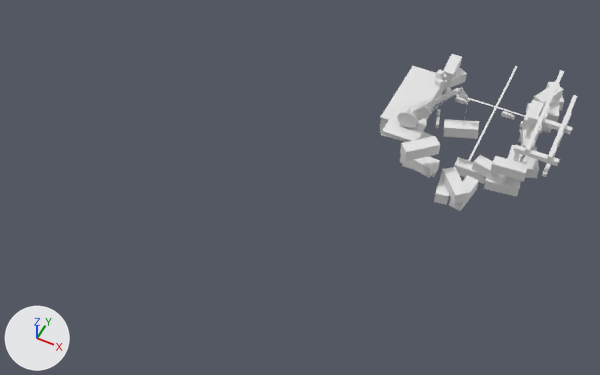
Two versions of the OBJ model Assets/LV2(1-8)/lv2-1/Combined Mobile/Diffuse Mesh.obj, one commit apart.
Before and after are seen from a 50 mm camera at (-7.3, -271.1, 216.9) aimed at (-94.2, -97.3, -0.3). The lights are fixed; the arrows at lower left show +X, +Y and +Z. Where no turn or scale is listed for an object, it has been applied to the vertices. Vertices at the same position are counted once.

In view in the first picture: 'Diffuse Mesh'.
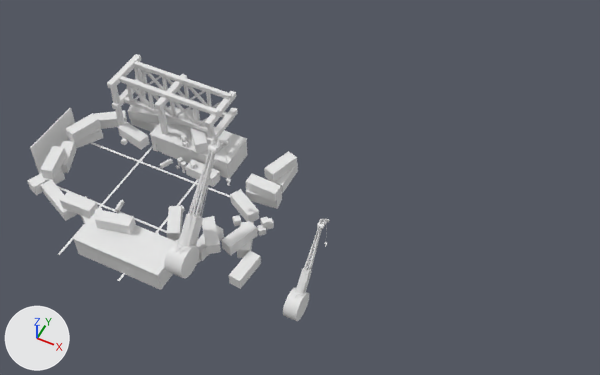
What differs and where, as boxes [x1, y1, x2, y2] in the pictures (600 x 375 px; the box of a moved part takes in the faces that stretch with it):
'Diffuse Mesh', reshaped (53% wider, 70% taller)
    before: [380, 54, 577, 211]
    after: [28, 54, 329, 321]
part 1 of me_diffuse_mesh, moved or reshaped
    before: [402, 156, 440, 177]
    after: [167, 206, 183, 241]
part 2 of me_diffuse_mesh, moved or reshaped
    before: [416, 132, 432, 140]
    after: [118, 121, 150, 150]
part 3 of me_diffuse_mesh, moved or reshaped
    before: [400, 155, 437, 177]
    after: [80, 196, 89, 224]
part 4 of me_diffuse_mesh, added
    after: [130, 119, 158, 132]
part 5 of me_diffuse_mesh, moved or reshaped
    before: [435, 116, 440, 128]
    after: [160, 159, 173, 169]
part 6 of me_diffuse_mesh, moved or reshaped
    before: [455, 96, 468, 105]
    after: [115, 200, 125, 213]
part 7 of me_diffuse_mesh, moved or reshaped (not visible afterwards)
    before: [501, 111, 515, 120]
part 8 of me_diffuse_mesh, moved or reshaped
    before: [404, 89, 455, 109]
    after: [201, 157, 215, 217]
part 9 of me_diffuse_mesh, added
    after: [274, 163, 298, 193]
part 10 of me_diffuse_mesh, added
    after: [30, 108, 75, 174]
part 11 of me_diffuse_mesh, moved or reshaped
    before: [454, 88, 459, 94]
    after: [223, 139, 229, 146]
part 12 of me_diffuse_mesh, moved or reshaped (not visible before)
    after: [208, 145, 219, 154]
part 13 of me_diffuse_mesh, deleted
    before: [380, 54, 577, 211]
part 14 of me_diffuse_mesh, added
    after: [28, 54, 297, 290]
part 15 of me_diffuse_mesh, added
    after: [283, 218, 329, 321]

Diff of the bpy script that builds the scene:
```diff
--- a/Assets/LV2(1-8)/lv2-1/Combined Mobile/Diffuse Mesh.obj.py
+++ b/Assets/LV2(1-8)/lv2-1/Combined Mobile/Diffuse Mesh.obj.py
@@ me_diffuse_mesh @@
 # used by ob_diffuse_mesh; location = (0.0, 0.0, 0.0)
-me_diffuse_mesh.from_pydata(...)  # 2213 vertices, 3630 faces; spans x -83.0..-15.8, y -94.4..-0.4, z -0.2..34.8
+me_diffuse_mesh.from_pydata(...)  # 3139 vertices, 5106 faces; spans x -183.8..-68.3, y -158.9..-85.4, z -8.0..40.1
+# me_diffuse_mesh part 1: the loose piece of 8 vertices spanning x -63.1..-51.6, y -82.5..-78.3, z 11.4..15.6 is turned 118.8 degrees about the z axis through its middle, then moved by (-66.1, -51.8, -11.4)
+# me_diffuse_mesh part 2: the loose piece of 8 vertices spanning x -66.2..-60.4, y -68.4..-56.3, z 0.0..4.2 is turned -95.1 degrees about the z axis through its middle, then moved by (-95.8, -41.3, 0.0)
+# me_diffuse_mesh part 3: the loose piece of 8 vertices spanning x -63.3..-51.1, y -87.3..-80.8, z 15.6..19.8 is multiplied about its middle by the matrix ((0.695, -0.719, 0.0), (-0.719, -0.695, 0.0), (0.0, 0.0, -1.0)), then moved by (-94.8, -57.7, -15.6)
+# me_diffuse_mesh part 4: a new loose piece, a box spanning x -164.7..-153.1, y -97.5..-93.3, z 0.0..4.2
+# me_diffuse_mesh part 5: the loose piece of 249 vertices spanning x -63.8..-61.2, y -48.3..-43.1, z -0.2..1.8 is turned -38.6 degrees about the z axis through its middle, then moved by (-79.2, -63.5, 0.0)
+# me_diffuse_mesh part 6: the loose piece of 249 vertices spanning x -60.9..-55.7, y -31.2..-29.8, z -0.2..1.8 is turned 100.3 degrees about the z axis through its middle, then moved by (-86.7, -102.7, 0.0)
+# me_diffuse_mesh part 7: the loose piece of 249 vertices spanning x -42.5..-37.3, y -31.2..-29.8, z -0.2..1.8 is turned -132.4 degrees about the z axis through its middle, then moved by (-87.6, -109.3, 0.0)
+# me_diffuse_mesh part 8: the loose piece of 8 vertices spanning x -71.1..-54.1, y -62.6..-62.4, z 17.8..33.6 is multiplied about its middle by the matrix ((-0.013, -1.08, -0.011), (1.05, -0.01, -0.253), (0.253, -0.014, 1.05)), then moved by (-45.9, -69.7, 0.6)
+# me_diffuse_mesh part 9: a new loose piece, a box spanning x -102.5..-98.3, y -102.7..-91.1, z 0.0..4.2
+# me_diffuse_mesh part 10: a new loose piece, a box spanning x -183.81..-183.33, y -129.81..-106.95, z -8.05..8.53
+# me_diffuse_mesh part 11: the loose piece of 16 vertices spanning x -54.3..-52.9, y -63.7..-62.0, z 32.5..34.0 is turned 90 degrees about the z axis through its middle and scaled by 1.06, then moved by (-55.8, -55.7, 0.9)
+# me_diffuse_mesh part 12: the loose piece of 16 vertices spanning x -49.7..-48.7, y -63.4..-62.3, z 30.5..31.5 is turned 90 degrees about the z axis through its middle and scaled by 2.32, then moved by (-60.1, -62.6, 6.7)
+# me_diffuse_mesh part 13: 160 loose pieces with 1394 vertices, spanning x -83.0..-15.8, y -94.4..-0.4, z -0.1..34.8, are deleted
+# me_diffuse_mesh part 14: 1655 vertices added at x -179.6..-90.6, y -158.9..-85.4, z -2.0..40.1
+# me_diffuse_mesh part 15: 609 vertices added at x -72.6..-68.3, y -152.0..-126.6, z 5.3..30.5
```
